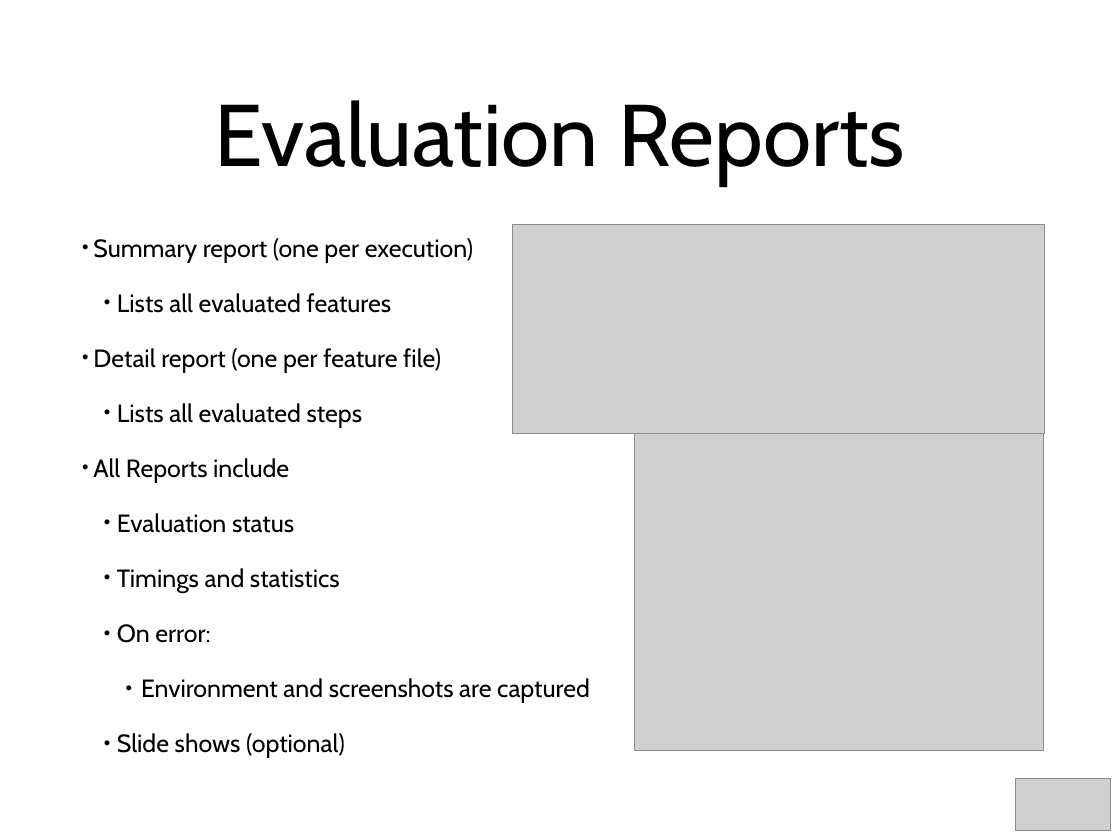
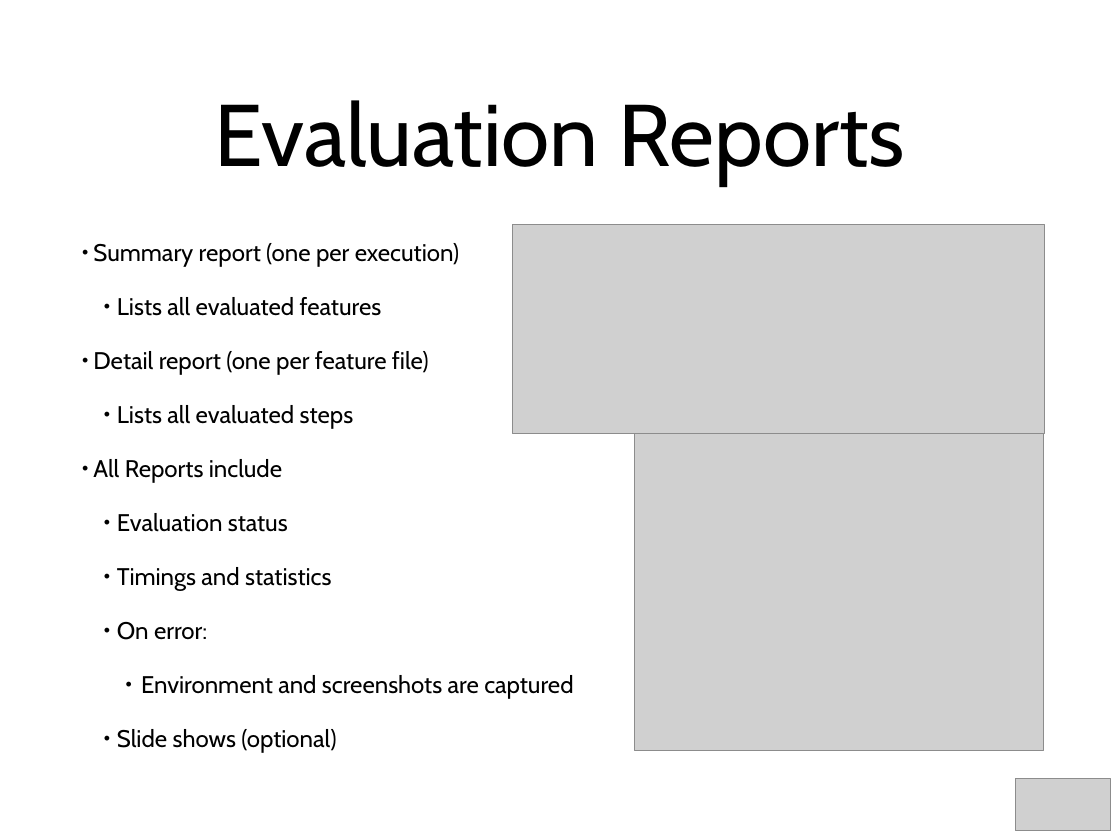
Before and after one commit to gwen-interpreter/gwen-web, a slide deck: slide 10 of doc/gwen-web-intro.pptx. Drawn at 1120x840 pixels with LibreOffice and Linux fonts; fonts in the diff are those of the drawing; grey boxes stand for pictures. Boxes give left, top, right and bottom in pixels: in the first picture for what was removed or moved away, otherwise in the second. Text is boxed around its words. In the diff, an @@ line names an element or a change of style, - is before the commit and + after.

```diff
--- a/doc/gwen-web-intro.pptx
+++ b/doc/gwen-web-intro.pptx
@@ text "Summary report (one per execution)" at bbox=[93, 243, 573, 753]: size 22.8 to 22 pt @@
```
Also in this commit, not shown: 6 other slides changed, 4 other files.
